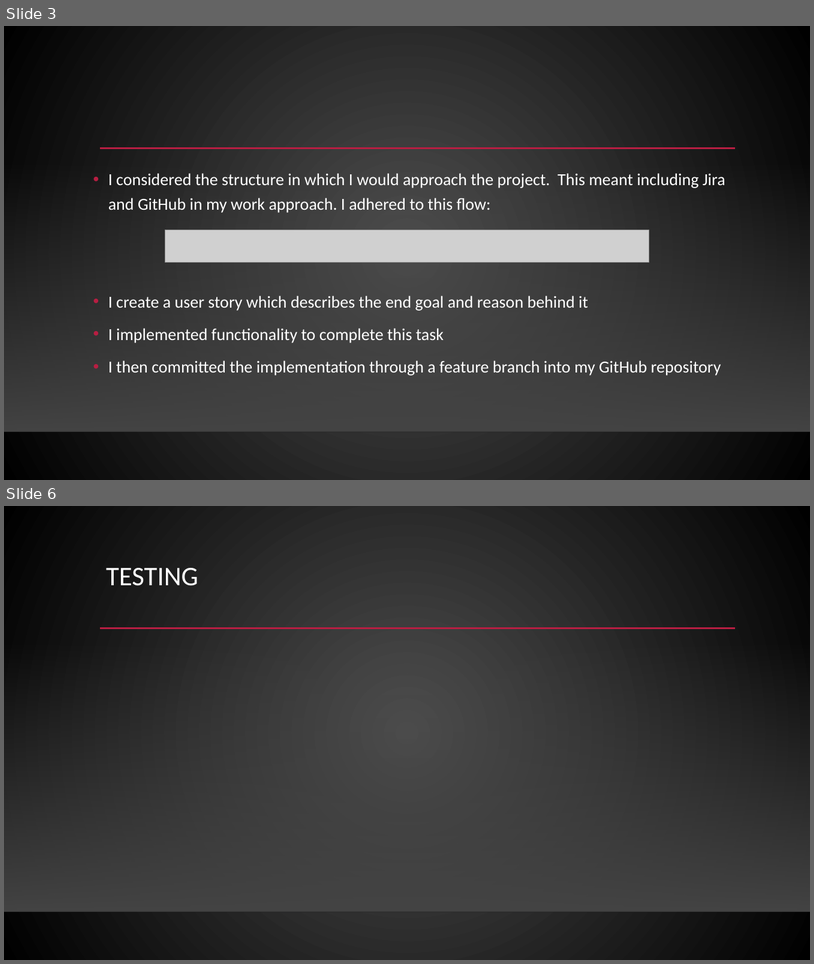
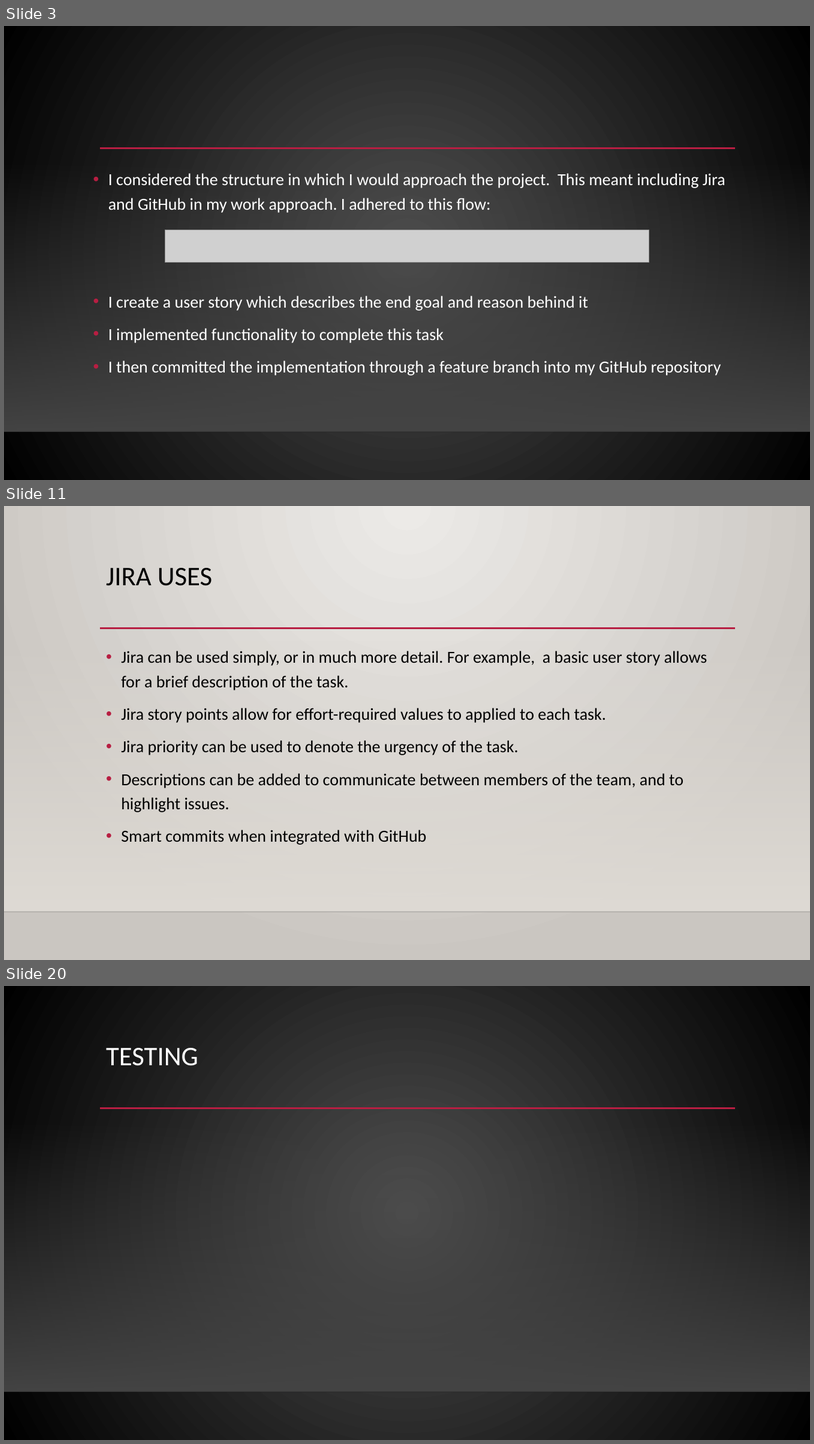
Before and after one commit to CharlesHerriott/IMS-Starter, a slide deck: Project-Documentation/IMS Starter presentation.pptx. Shown one above the other, each under a label of ours: slides 3 and 6 before the commit, slides 3, 11 and 20 after it; the slides between them are not shown. The pictures are 814x964 and 814x1444 pixels, drawn with LibreOffice and Linux fonts; fonts in the diff are those of the drawing; grey boxes stand for pictures; background and template pictures are left out. Boxes give left, top, right and bottom in pixels: in the first picture for what was removed or moved away, otherwise in the second. Text is boxed around its words. In the diff, an @@ line names an element or a change of style, - is before the commit and + after.

```diff
--- a/Project-Documentation/IMS Starter presentation.pptx
+++ b/Project-Documentation/IMS Starter presentation.pptx
@@ slide 11 added at bbox=[4, 506, 810, 960], background gradient #ECEAE7 to #CAC7C1; not listed: 2 template elements that a slide beside it also shows @@
@@ title added at bbox=[106, 568, 212, 586], 32 pt, text #000000 @@
+JIRA USES
@@ rectangle added at bbox=[4, 640, 810, 912], fill gradient #DFDBD5 @@
@@ text added at bbox=[121, 651, 708, 844], 20 pt, text #000000 @@
+• Jira can be used simply, or in much more detail. For example, a basic user story allows for a brief description of the task.
+• Jira story points allow for effort-required values to applied to each task.
+• Jira priority can be used to denote the urgency of the task.
+• Descriptions can be added to communicate between members of the team, and to highlight issues.
+• Smart commits when integrated with GitHub
@@ what was slide 6 is now slide 20 @@
```
Also in this commit, not shown: 1 slide changed, 15 other slides added, 2 slides removed, 4 other files.
